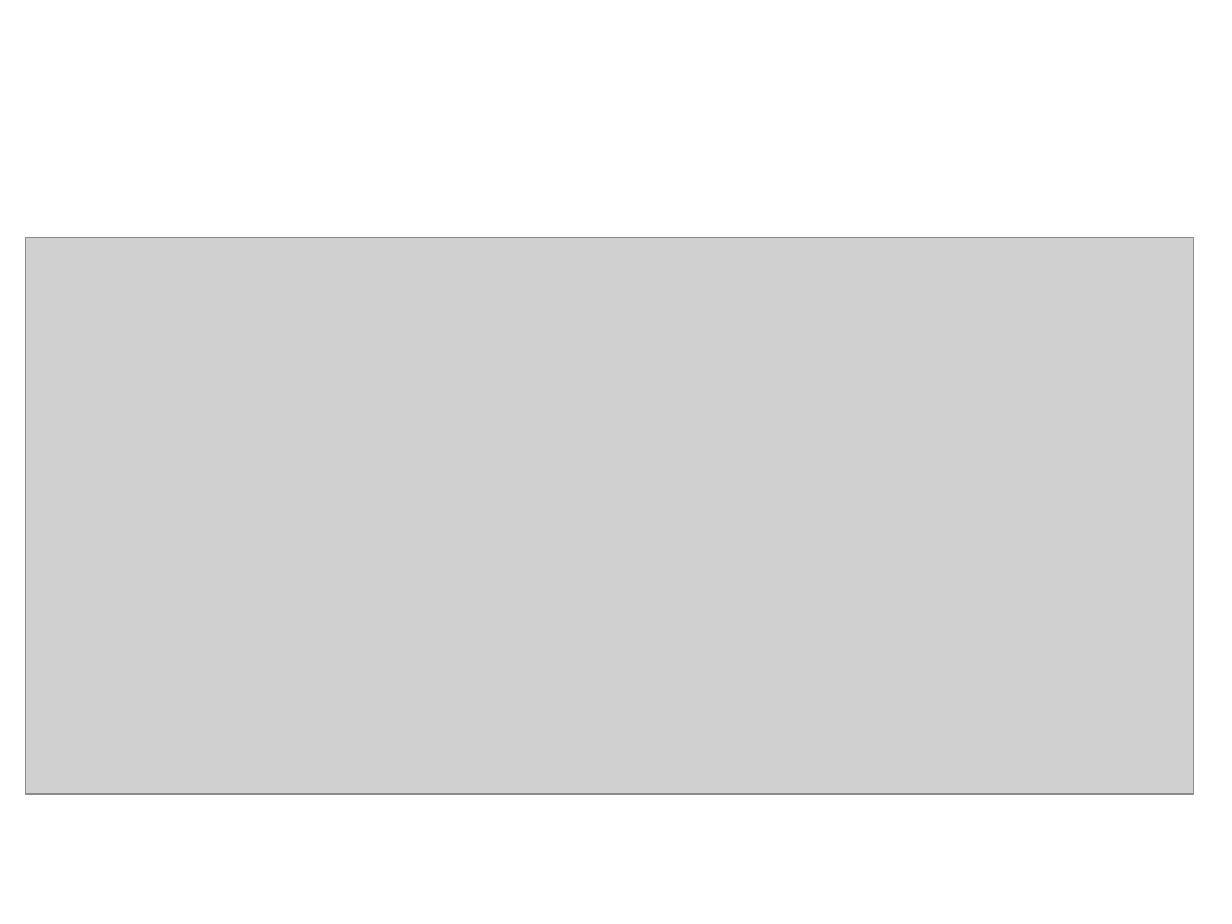
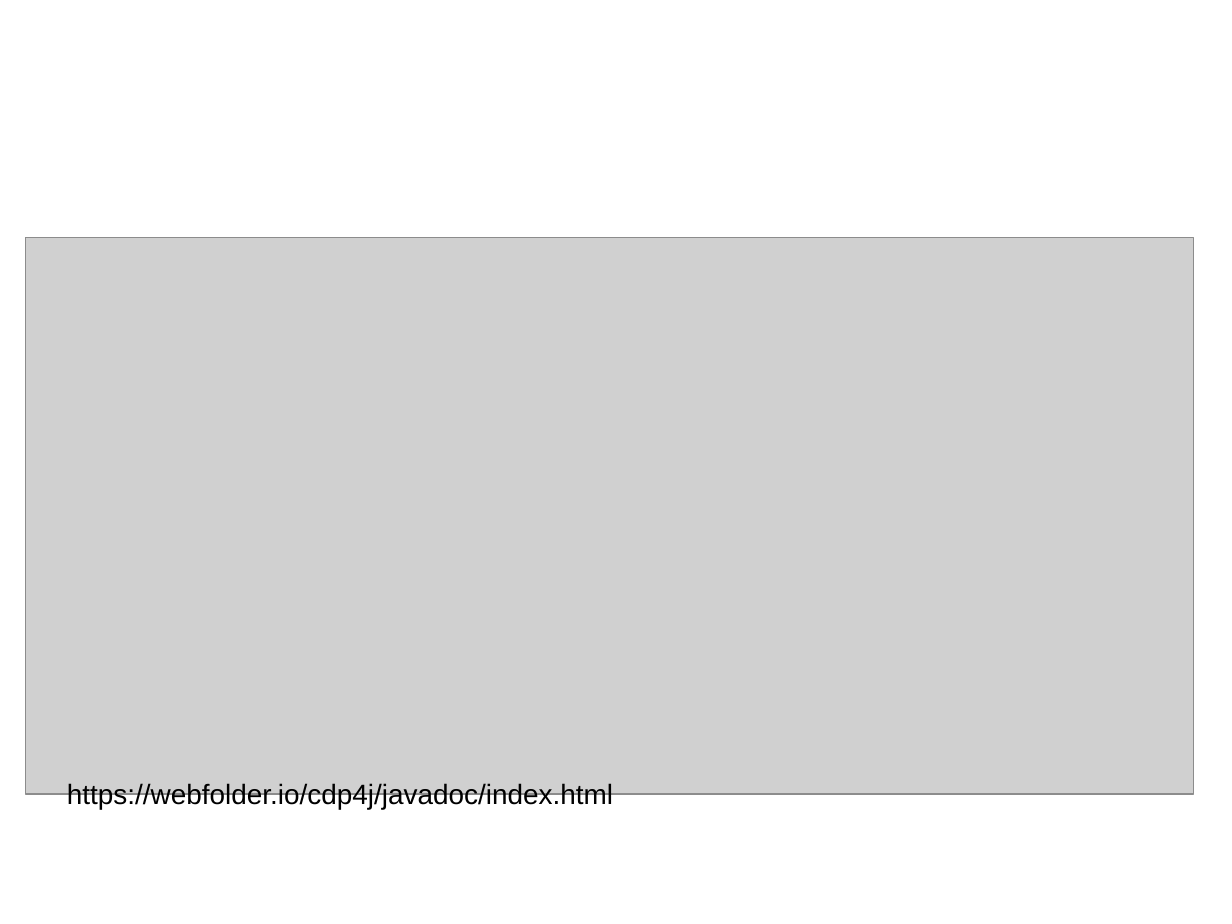
Before and after one commit to sergueik/SKDF, a slide deck: slide 5 of SKDF.odp. Drawn at 1232x924 pixels with LibreOffice and Linux fonts; fonts in the diff are those of the drawing; grey boxes stand for pictures; background and template pictures are left out. Boxes give left, top, right and bottom in pixels: in the first picture for what was removed or moved away, otherwise in the second. Text is boxed around its words. In the diff, an @@ line names an element or a change of style, - is before the commit and + after.

```diff
--- a/SKDF.odp
+++ b/SKDF.odp
@@ text added at [67,783,613,809], 18 pt, text #000000 @@
+https://webfolder.io/cdp4j/javadoc/index.html
```
Also in this commit, not shown: 7 other slides changed, 10 slides added, 1 other file.
